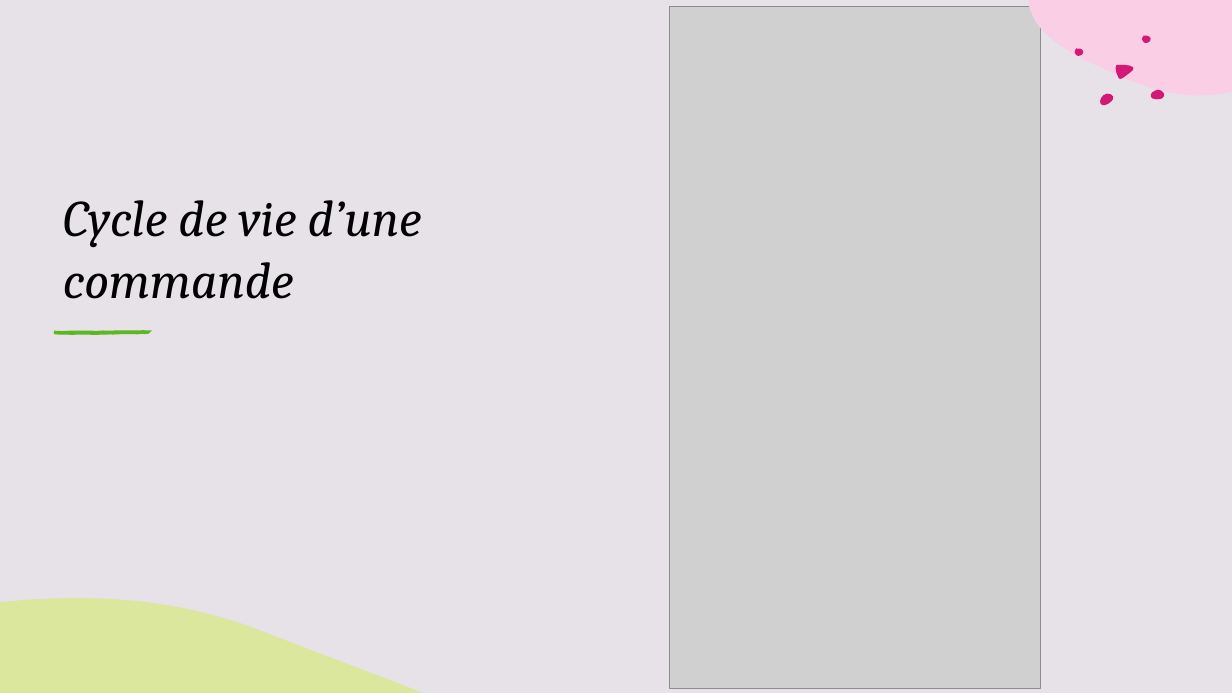
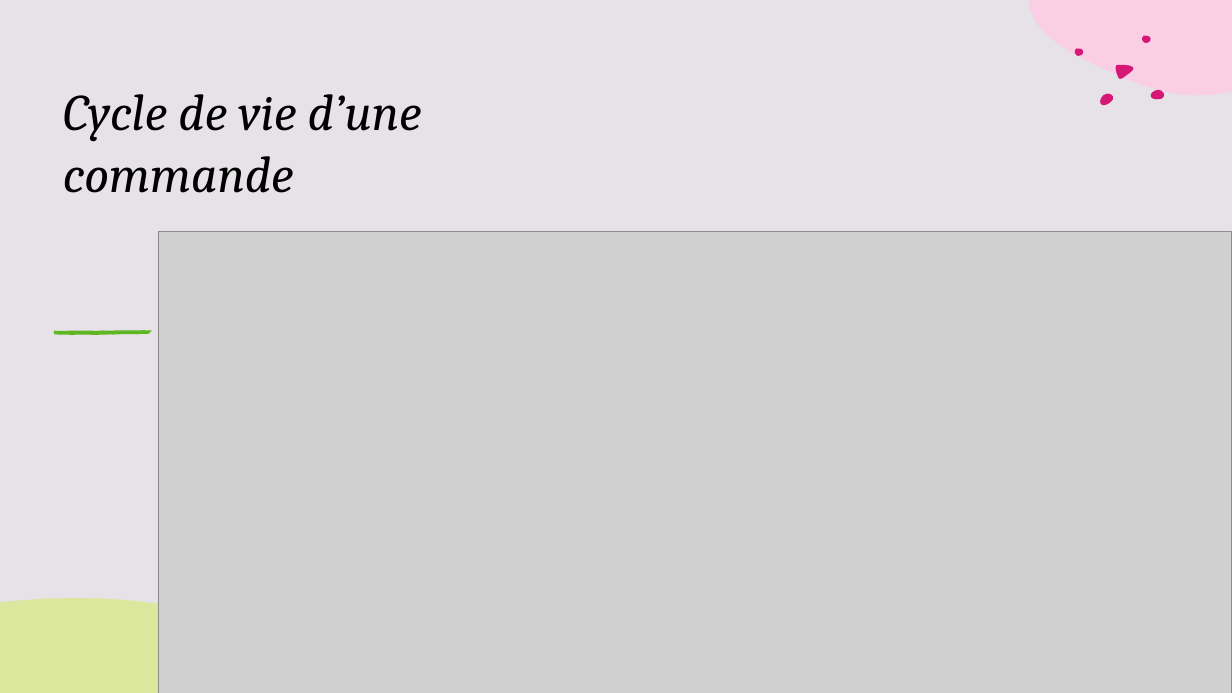
Before and after one commit to MickaeliOS/OCPizza, a slide deck: slide 9 of Horn_Mickael_2_solution_fonctionnelle_et_technique_04252022.pptx. Drawn at 1232x693 pixels with LibreOffice and Linux fonts; fonts in the diff are those of the drawing; grey boxes stand for pictures. Boxes give left, top, right and bottom in pixels: in the first picture for what was removed or moved away, otherwise in the second. Text is boxed around its words. In the diff, an @@ line names an element or a change of style, - is before the commit and + after.

```diff
--- a/Horn_Mickael_2_solution_fonctionnelle_et_technique_04252022.pptx
+++ b/Horn_Mickael_2_solution_fonctionnelle_et_technique_04252022.pptx
@@ picture removed at box(669, 6, 1041, 689) @@
@@ title "Cycle de vie d’une commande": place and size @@
-title "Cycle de vie d’une commande" at box(63, 200, 422, 299)
+title "Cycle de vie d’une commande" at box(63, 94, 422, 193)
@@ picture added at box(158, 231, 1232, 693) @@
```
Also in this commit, not shown: 2 other slides changed, 2 slides added, 2 other files.
